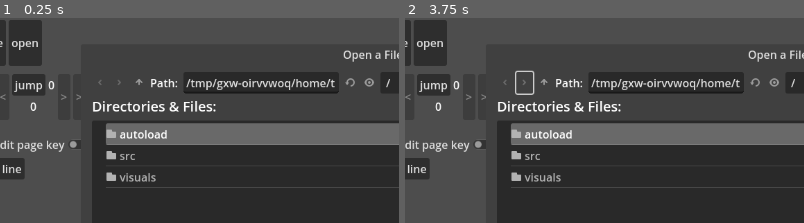
Above: before the commit, frames 1-2 (left to right).
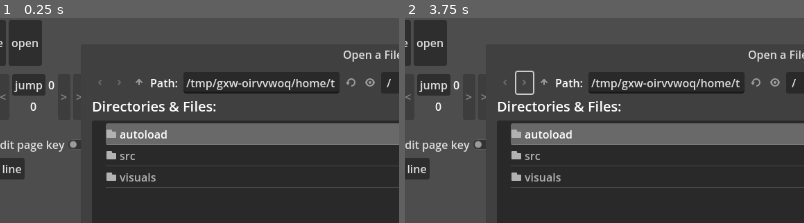
Above: after the commit, the same moments.

Repository: SnekOfSpice/dialog-editor
Game: Godot game, scene res://src/editor.tscn
Two runs of this game, one before a commit and one after it. Both use one fixed random seed, a clock stepped at 60 frames per second and the inputs below.
Inputs (mouse positions are % of the whole screen's width and height, from its top left):
- Up to frame 1 (0.25 s): no input
- Up to frame 2 (3.75 s): click (37, 86) at 0.52 s; type "12" at 0.6 s; click "jump" at 1.25 s; click "+>" at 2 s; click "-" at 2.75 s; click (18, 16) at 3.5 s
The pictures show only the part of the screen within x 3-53%, y 0-50%; the shares and areas given below are measured in that part.

The runs differ from the first frame. In frame 1, 0.1% of the frame differs, in the area x 84-98%, y 29-37%; in frame 2, 0.1%.

Commit message:
fix page 0 getting eaten on file loading

Diff:
--- a/src/editor.gd
+++ b/src/editor.gd
@@ -24,7 +24,7 @@
 	set_current_page_changeable(false)
 
 
-func load_page(number: int):
+func load_page(number: int, initial_load:=false):
 	number = clamp(number, 0, Pages.get_page_count() - 1)
 #		push_warning(str("page number ", number, " outside page count"))
 #		return
@@ -43,7 +43,8 @@
 			push_warning(str("PageContainer has a child that's not a page: ", c))
 			continue
 
-		c.save()
+		if not initial_load:
+			c.save()
 		c.queue_free()
 
 	prints("loading ", number)
@@ -162,14 +163,16 @@
 	for i in page_data.size():
 		var where = int(page_data.get(str(i)).get("number"))
 		int_data[where] = page_data.get(str(i)).duplicate()
-		print(page_data.get(str(i)))
+		#print(page_data.get(str(i)))
+
+		prints("lines ", int_data.get(i).get("lines").size())
 
 	Pages.page_data.clear()
 	Pages.page_data = int_data.duplicate()
 	Pages.head_defaults = data.get("head_defaults")
 	Pages.instruction_templates = data.get("instruction_templates")
 
-	load_page(0)
+	load_page(0, true)
 
 
 
